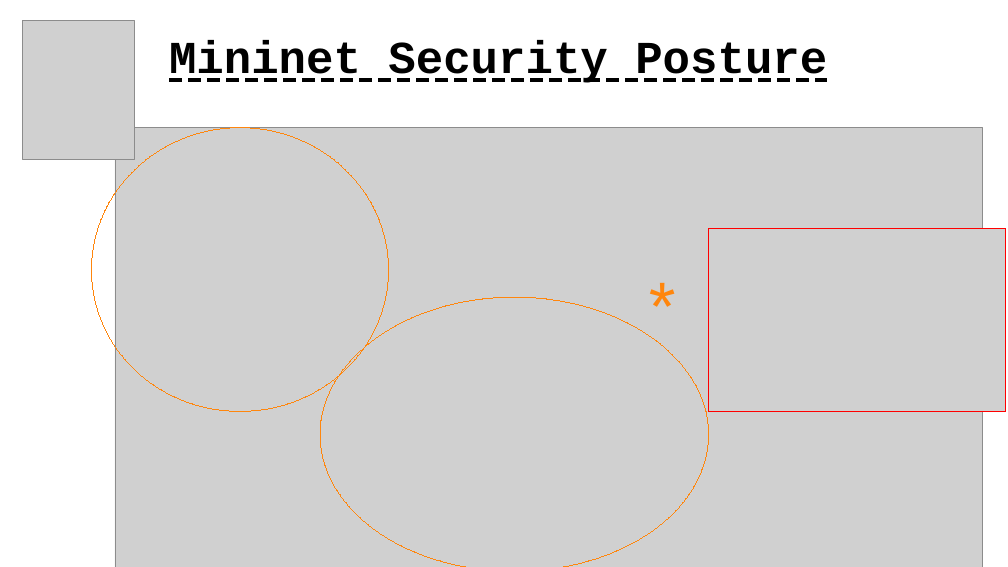
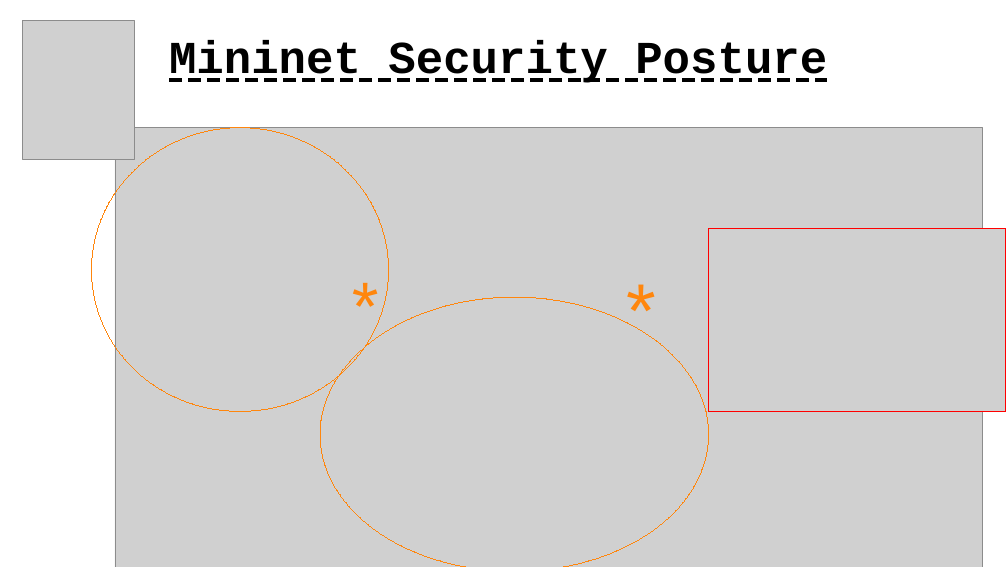
Before and after one commit to nottoBD/mininet-secops, a slide deck: slide 3 of slides_presentation_mininet-secops.odp. Drawn at 1008x567 pixels with LibreOffice and Linux fonts; fonts in the diff are those of the drawing; grey boxes stand for pictures. Boxes give left, top, right and bottom in pixels: in the first picture for what was removed or moved away, otherwise in the second. Text is boxed around its words. In the diff, an @@ line names an element or a change of style, - is before the commit and + after.

```diff
--- a/slides_presentation_mininet-secops.odp
+++ b/slides_presentation_mininet-secops.odp
@@ text "*": place and size @@
-text "*" at box(640, 257, 686, 343)
+text "*" at box(343, 257, 389, 343)
@@ text added at box(617, 257, 663, 351), 60 pt, text #FF860D @@
+*
```
Also in this commit, not shown: 3 other slides changed, 10 slides added.
